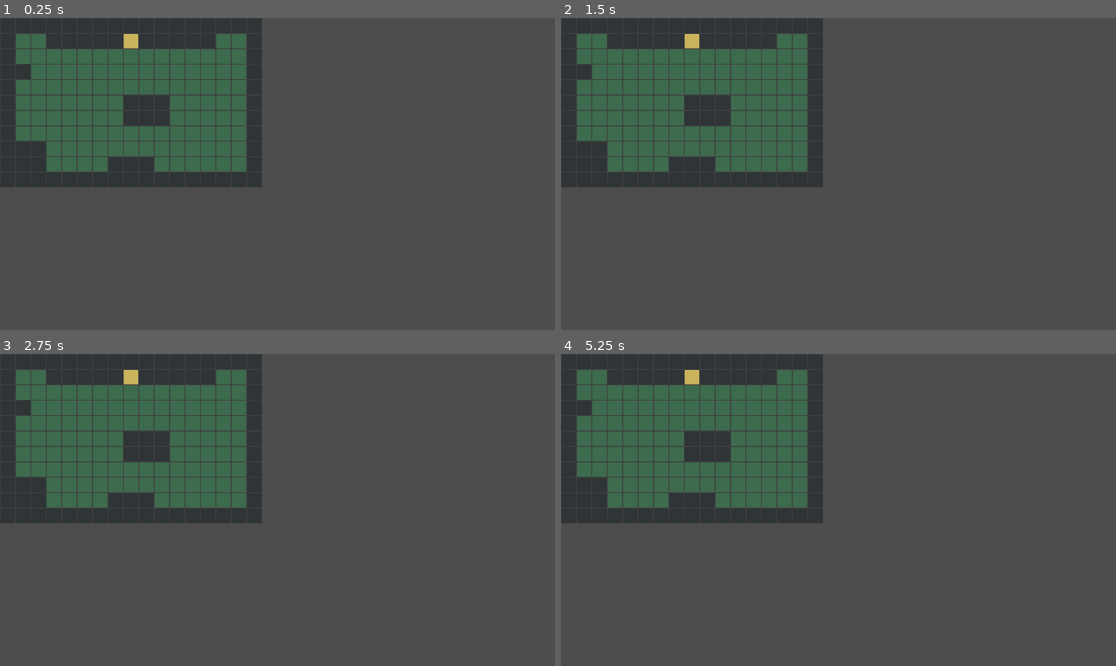
Above: before the commit, frames 1-4 (two rows, left to right).
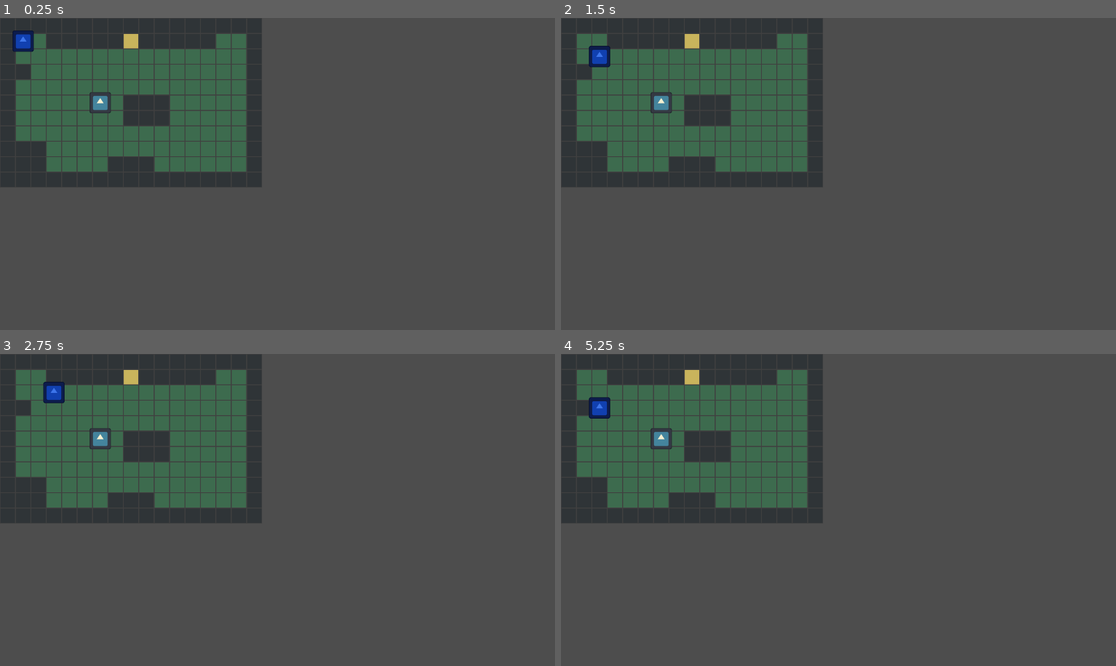
Above: after the commit, the same moments.

Repository: bnnajh7411-a11y/sokoban
Game: Godot game, scene res://Main.tscn
Two runs of this game, one before a commit and one after it. Both use one fixed random seed, a clock stepped at 60 frames per second and the inputs below. The engine's default icon, where the game draws it, is replaced by a stand-in: a white triangle on a blue panel in a dark square.
Inputs:
- Up to frame 1 (0.25 s): no input
- Up to frame 2 (1.5 s): tap Enter at 0.5 s; hold Right (ui_right) 0.53-1.28 s; tap Space at 1.25 s; hold Down (ui_down) from 1.28 s (still down)
- Up to frame 3 (2.75 s): tap Enter at 2 s; release Down (ui_down) at 2.03 s; hold Right (ui_right) from 2.03 s (still down)
- Up to frame 4 (5.25 s): tap Space at 2.75, 4.25 s; release Right (ui_right) at 2.78 s; hold Up (ui_up) 2.78-3.53 s; tap Enter at 3.5 s; hold Left (ui_left) 3.53-5.03 s; hold Down (ui_down) from 5.03 s (still down)

The runs differ from the first frame. In frame 1, 0.5% of the frame differs, in the area x 2-21%, y 4-31%; in frame 2, 0.5%; in frame 3, 0.5%; in frame 4, 0.5%, in the area x 5-21%, y 13-31%.

Commit message:
Character on Tile

Diff:
--- a/Main.tscn
+++ b/Main.tscn
@@ -1,9 +1,15 @@
 [gd_scene format=4 uid="uid://tkhg0d36if2o"]
 
 [ext_resource type="TileSet" uid="uid://x563hnftxuim" path="res://generated/level_tileset.tres" id="1_glv2v"]
+[ext_resource type="PackedScene" path="res://actors/Player.tscn" id="2_player"]
+[ext_resource type="PackedScene" path="res://actors/Sheep.tscn" id="3_sheep"]
 
 [node name="Main" type="Node2D" unique_id=598128310]
 
 [node name="TileMapLayer" type="TileMapLayer" parent="." unique_id=971561381]
 tile_map_data = PackedByteArray("AAAAAAAAAAABAAAAAAABAAAAAAABAAAAAAACAAAAAAABAAAAAAADAAAAAAABAAAAAAAEAAAAAAABAAAAAAAFAA …(2912 unchanged characters)…
 tile_set = ExtResource("1_glv2v")
+
+[node name="Player" parent="." unique_id=1088558520 instance=ExtResource("2_player")]
+
+[node name="Sheep" parent="." unique_id=407462379 instance=ExtResource("3_sheep")]
--- /dev/null
+++ b/actors/GridActor.gd
@@ -0,0 +1,69 @@
+class_name GridActor
+extends CharacterBody2D
+
+@export var tile_map_path: NodePath = NodePath("../TileMapLayer")
+@export var cell_size: int = 32
+@export var controllable: bool = false
+
+var tile_map_layer: TileMapLayer
+var grid_cell: Vector2i
+
+
+func _ready() -> void:
+	tile_map_layer = get_node_or_null(tile_map_path) as TileMapLayer
+	grid_cell = _world_to_cell(global_position)
+	_snap_to_cell(grid_cell)
+
+
+func _unhandled_input(event: InputEvent) -> void:
+	if not controllable or event.is_echo():
+		return
+
+	var direction := Vector2i.ZERO
+
+	if event.is_action_pressed("ui_right"):
+		direction = Vector2i.RIGHT
+	elif event.is_action_pressed("ui_left"):
+		direction = Vector2i.LEFT
+	elif event.is_action_pressed("ui_down"):
+		direction = Vector2i.DOWN
+	elif event.is_action_pressed("ui_up"):
+		direction = Vector2i.UP
+
+	if direction != Vector2i.ZERO:
+		move_on_grid(direction)
+
+
+func move_on_grid(direction: Vector2i) -> bool:
+	var next_cell := grid_cell + direction
+	if not _can_enter(next_cell):
+		return false
+
+	grid_cell = next_cell
+	_snap_to_cell(grid_cell)
+	return true
+
+
+func _can_enter(cell: Vector2i) -> bool:
+	if tile_map_layer == null:
+		return true
+
+	var source_id := tile_map_layer.get_cell_source_id(cell)
+	if source_id == -1:
+		return false
+
+	return tile_map_layer.get_cell_atlas_coords(cell) != Vector2i(1, 0)
+
+
+func _snap_to_cell(cell: Vector2i) -> void:
+	global_position = Vector2(
+		cell.x * cell_size + cell_size * 0.5,
+		cell.y * cell_size + cell_size * 0.5
+	)
+
+
+func _world_to_cell(world_position: Vector2) -> Vector2i:
+	return Vector2i(
+		int(world_position.x / cell_size),
+		int(world_position.y / cell_size)
+	)
--- /dev/null
+++ b/actors/Player.tscn
@@ -0,0 +1,20 @@
+[gd_scene format=3]
+
+[ext_resource type="Script" path="res://actors/GridActor.gd" id="1"]
+[ext_resource type="Texture2D" path="res://icon.svg" id="2"]
+
+[sub_resource type="RectangleShape2D" id="RectangleShape2D_1"]
+size = Vector2(22, 22)
+
+[node name="Player" type="CharacterBody2D"]
+script = ExtResource("1")
+controllable = true
+position = Vector2(48, 48)
+
+[node name="Sprite2D" type="Sprite2D" parent="."]
+texture = ExtResource("2")
+scale = Vector2(0.35, 0.35)
+modulate = Color(0.24, 0.46, 0.92, 1)
+
+[node name="CollisionShape2D" type="CollisionShape2D" parent="."]
+shape = SubResource("RectangleShape2D_1")
--- /dev/null
+++ b/actors/Sheep.tscn
@@ -0,0 +1,19 @@
+[gd_scene format=3]
+
+[ext_resource type="Script" path="res://actors/GridActor.gd" id="1"]
+[ext_resource type="Texture2D" path="res://icon.svg" id="2"]
+
+[sub_resource type="RectangleShape2D" id="RectangleShape2D_1"]
+size = Vector2(22, 22)
+
+[node name="Sheep" type="CharacterBody2D"]
+script = ExtResource("1")
+position = Vector2(208, 176)
+
+[node name="Sprite2D" type="Sprite2D" parent="."]
+texture = ExtResource("2")
+scale = Vector2(0.35, 0.35)
+modulate = Color(0.96, 0.94, 0.82, 1)
+
+[node name="CollisionShape2D" type="CollisionShape2D" parent="."]
+shape = SubResource("RectangleShape2D_1")
Not shown, added: actors/GridActor.gd.uid
